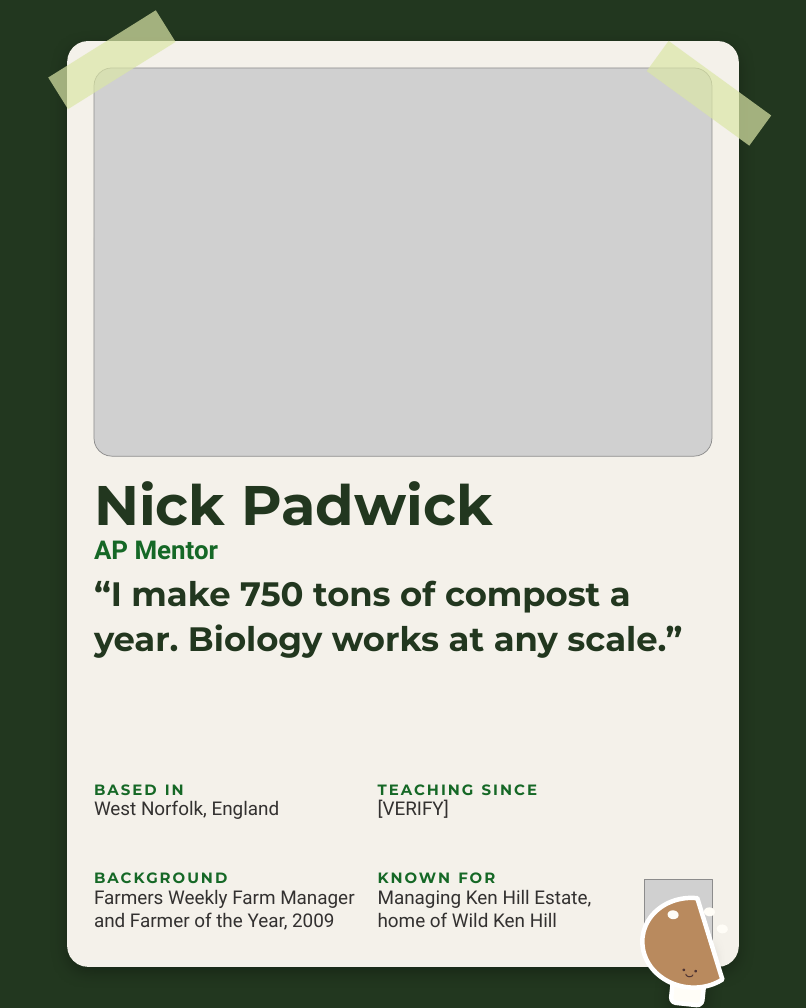
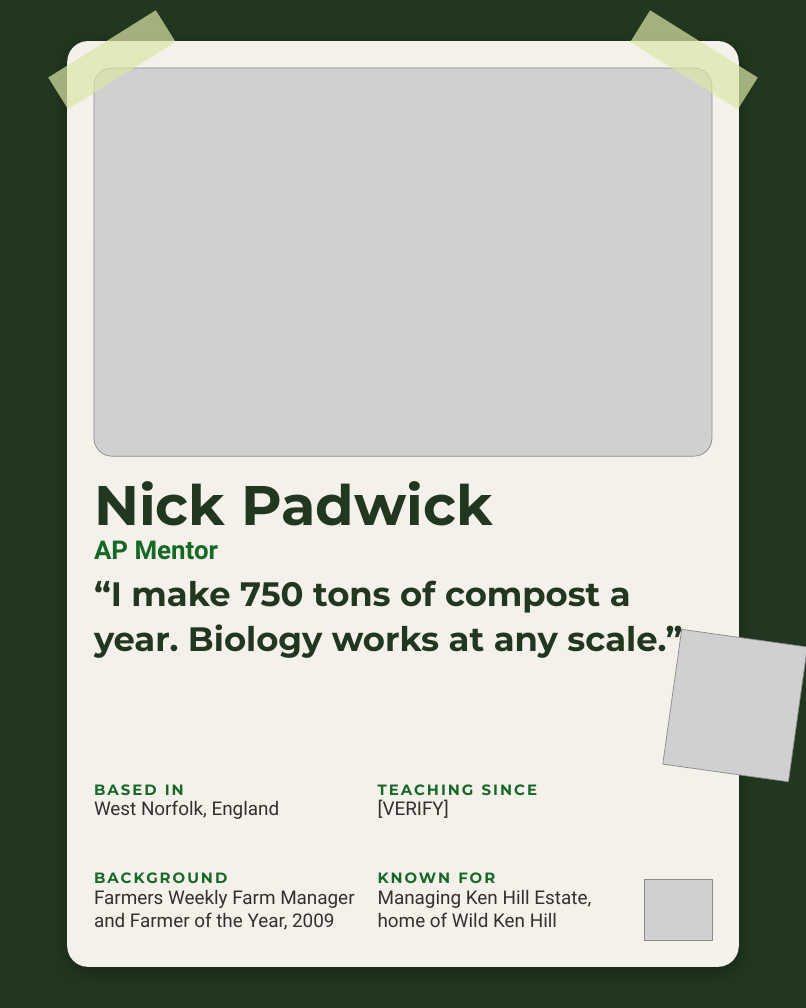
Before and after one commit to linneamoritznyc/SFW-SocialMedia, a slide deck: slide 14 of templates/posts/october/05-10-2026-mon-ig-teachers-day.pptx. Drawn at 806x1008 pixels with LibreOffice and Linux fonts; fonts in the diff are those of the drawing; grey boxes stand for pictures. Boxes give left, top, right and bottom in pixels: in the first picture for what was removed or moved away, otherwise in the second. Text is boxed around its words. In the diff, an @@ line names an element or a change of style, - is before the commit and + after.

```diff
--- a/templates/posts/october/05-10-2026-mon-ig-teachers-day.pptx
+++ b/templates/posts/october/05-10-2026-mon-ig-teachers-day.pptx
@@ rectangle at (x1=630, y1=10, x2=758, y2=109): rotation 36 to 32 degrees @@
@@ picture added at (x1=663, y1=629, x2=806, y2=781) @@
@@ group removed at (x1=638, y1=893, x2=748, y2=1005): 4 ellipses, 1 rounded rectangle, 1 chord (boxed as its full ellipse), 1 arch (boxed as its full ring) @@
```
Also in this commit, not shown: 15 other slides changed, 33 other files.
